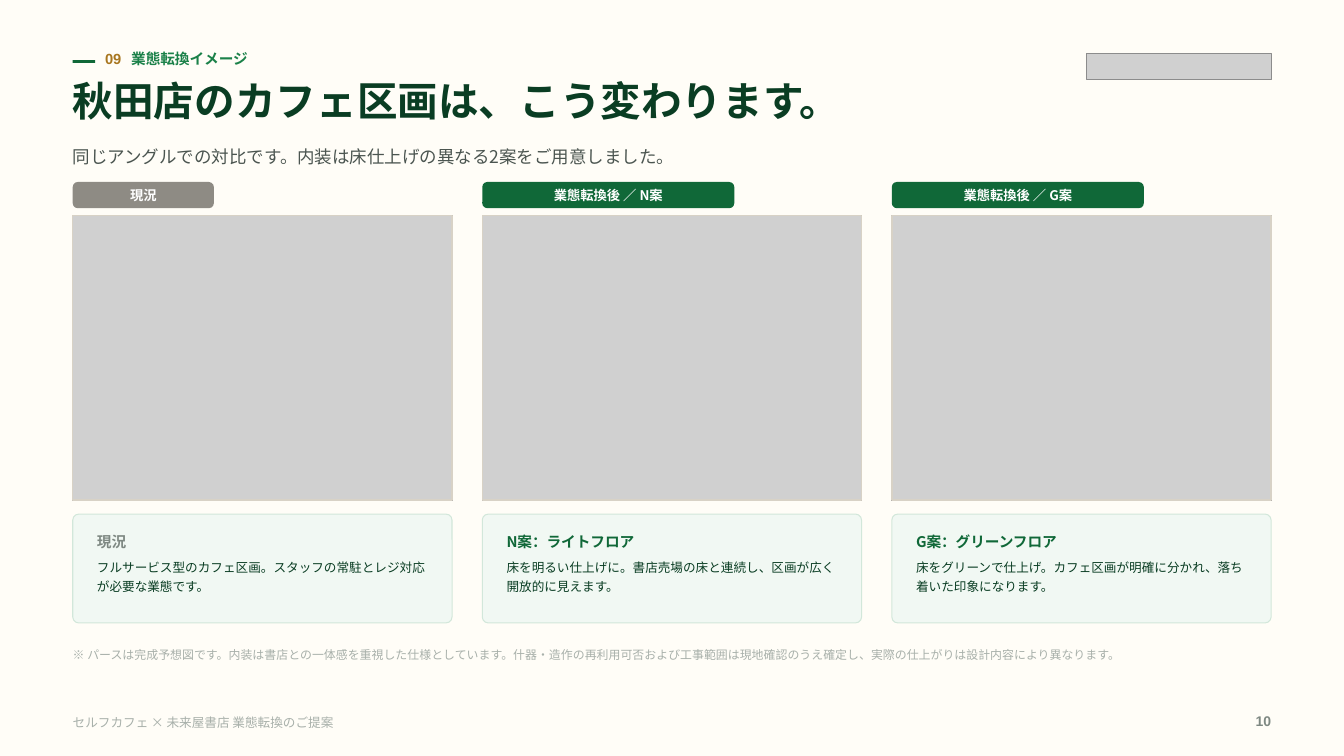
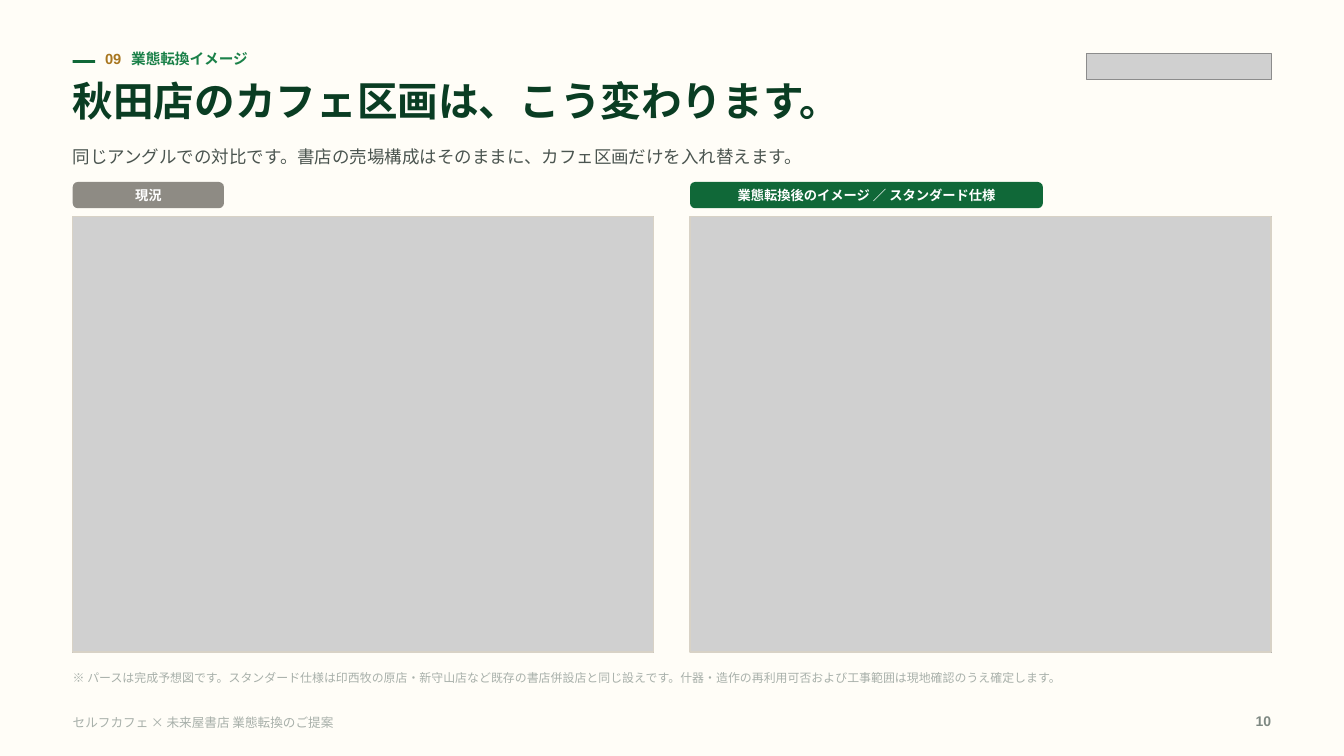
Before and after one commit to a5408071-cmd/suzuki-ceo, a slide deck: slide 10 of selfcafe-miraiya-deck/selfcafe-miraiya-deck.pptx. Drawn at 1344x756 pixels with LibreOffice and Linux fonts; fonts in the diff are those of the drawing; grey boxes stand for pictures. Boxes give left, top, right and bottom in pixels: in the first picture for what was removed or moved away, otherwise in the second. Text is boxed around its words. In the diff, an @@ line names an element or a change of style, - is before the commit and + after.

```diff
--- a/selfcafe-miraiya-deck/selfcafe-miraiya-deck.pptx
+++ b/selfcafe-miraiya-deck/selfcafe-miraiya-deck.pptx
@@ text at (73,148,802,165): text changed @@
-同じアングルでの対比です。内装は床仕上げの異なる2案をご用意しました。
+同じアングルでの対比です。書店の売場構成はそのままに、カフェ区画だけを入れ替えます。
@@ text "現況": place and size @@
-text "現況" at (130,189,157,201)
+text "現況" at (135,189,162,201)
@@ rounded rectangle: place and size @@
-rounded rectangle at (73,182,214,209)
+rounded rectangle at (73,182,224,209)
@@ rounded rectangle removed at (483,182,735,209) @@
@@ text removed at (554,186,663,204) @@
-業態転換後 ／ N案
@@ rounded rectangle: place and size @@
-rounded rectangle at (892,182,1144,209)
+rounded rectangle at (691,182,1044,209)
@@ text at (738,188,995,202): text changed @@
-業態転換後 ／ G案
+業態転換後のイメージ ／ スタンダード仕様
@@ picture: place and size @@
-picture at (73,216,452,500)
+picture at (73,217,653,652)
@@ rectangle: place and size @@
-rectangle at (73,216,452,500)
+rectangle at (73,217,653,652)
@@ picture removed at (483,216,862,500) @@
@@ rectangle removed at (483,216,862,500) @@
@@ rectangle: place and size @@
-rectangle at (892,216,1271,500)
+rectangle at (691,217,1271,652)
@@ picture added at (691,217,1271,652) @@
@@ picture removed at (892,216,1271,500) @@
@@ rounded rectangle removed at (73,514,452,623) @@
@@ text removed at (97,535,126,548) @@
-現況
@@ rounded rectangle removed at (483,514,862,623) @@
@@ text removed at (507,534,635,549) @@
-N案：ライトフロア
@@ rounded rectangle removed at (892,514,1271,623) @@
@@ text removed at (916,534,1057,549) @@
-G案：グリーンフロア
@@ text removed at (97,561,425,592) @@
-フルサービス型のカフェ区画。スタッフの常駐とレジ対応が必要な業態です。
@@ text removed at (507,561,835,592) @@
-床を明るい仕上げに。書店売場の床と連続し、区画が広く開放的に見えます。
@@ text removed at (916,561,1243,592) @@
-床をグリーンで仕上げ。カフェ区画が明確に分かれ、落ち着いた印象になります。
@@ text at (87,672,1060,683): text changed @@
-※ パースは完成予想図です。内装は書店との一体感を重視した仕様としています。什器・造作の再利用可否および工事範囲は現地確認のうえ確定し、実際の仕上がりは設計内容により異なります。
+※ パースは完成予想図です。スタンダード仕様は印西牧の原店・新守山店など既存の書店併設店と同じ設えです。什器・造作の再利用可否および工事範囲は現地確認のうえ確定します。
```
Also in this commit, not shown: 8 other slides changed, 1 slide added, 8 other files.
